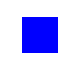
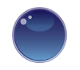
Before/after of a w=80, h=70 layered artwork. What changed in the layer stack:
renamed "fill" to "Orbs 2_0.png", painted on it over [12, 7, 67, 63]
